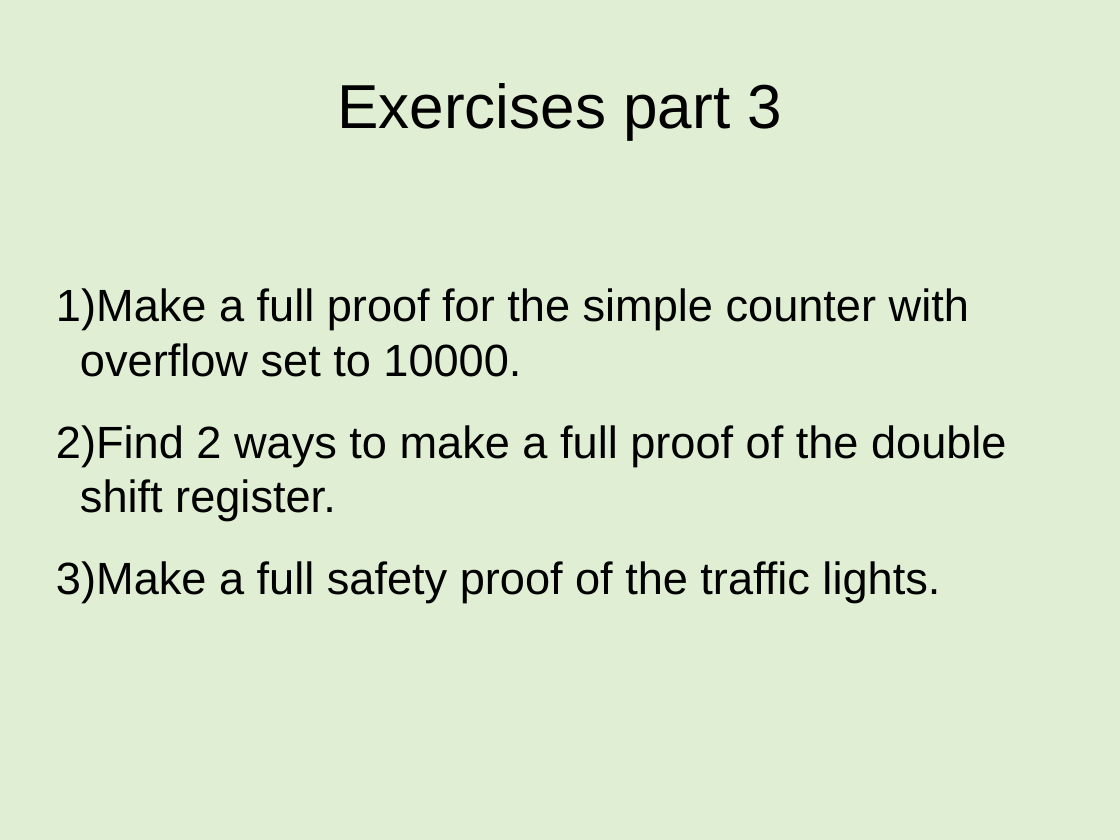
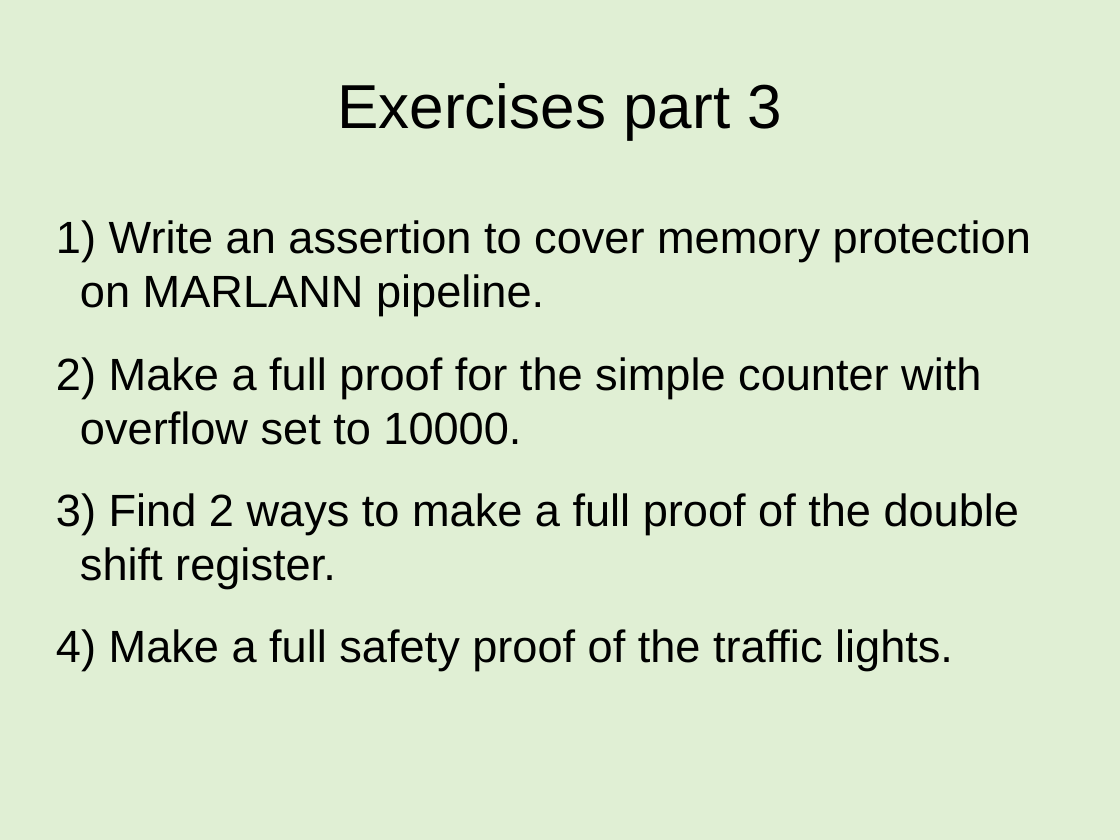
Before and after one commit to mattvenn/formal-intro-course, a slide deck: slide 46 of intro-course-slides.odp (slide 47 before the commit). Drawn at 1120x840 pixels with LibreOffice and Linux fonts; fonts in the diff are those of the drawing. Boxes give left, top, right and bottom in pixels: in the first picture for what was removed or moved away, otherwise in the second. Text is boxed around its words. In the diff, an @@ line names an element or a change of style, - is before the commit and + after.

Commit message:
move marlann

```diff
--- a/intro-course-slides.odp
+++ b/intro-course-slides.odp
@@ subtitle at <box>80,220,1031,316</box>: paragraph added @@
+1) Write an assertion to cover memory protection on MARLANN pipeline.
```
Also in this commit, not shown: 2 other slides changed, 1 slide removed.
